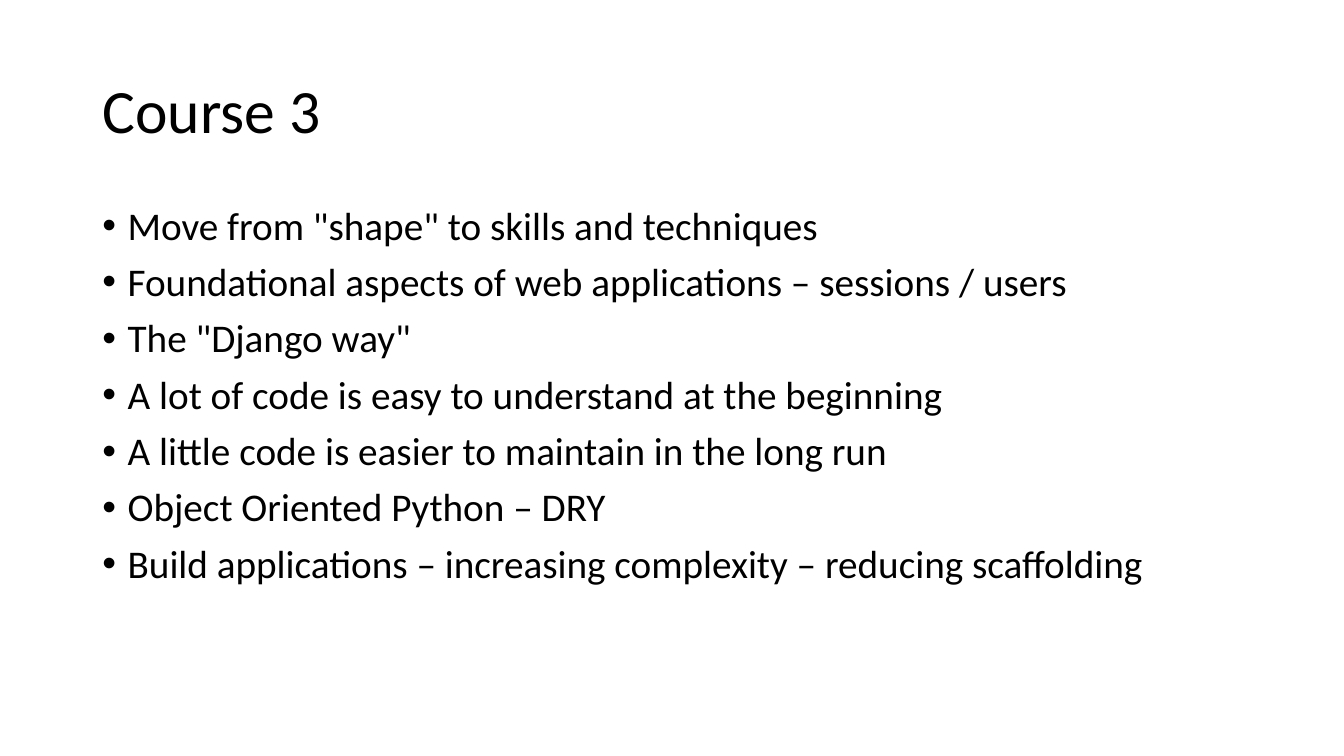
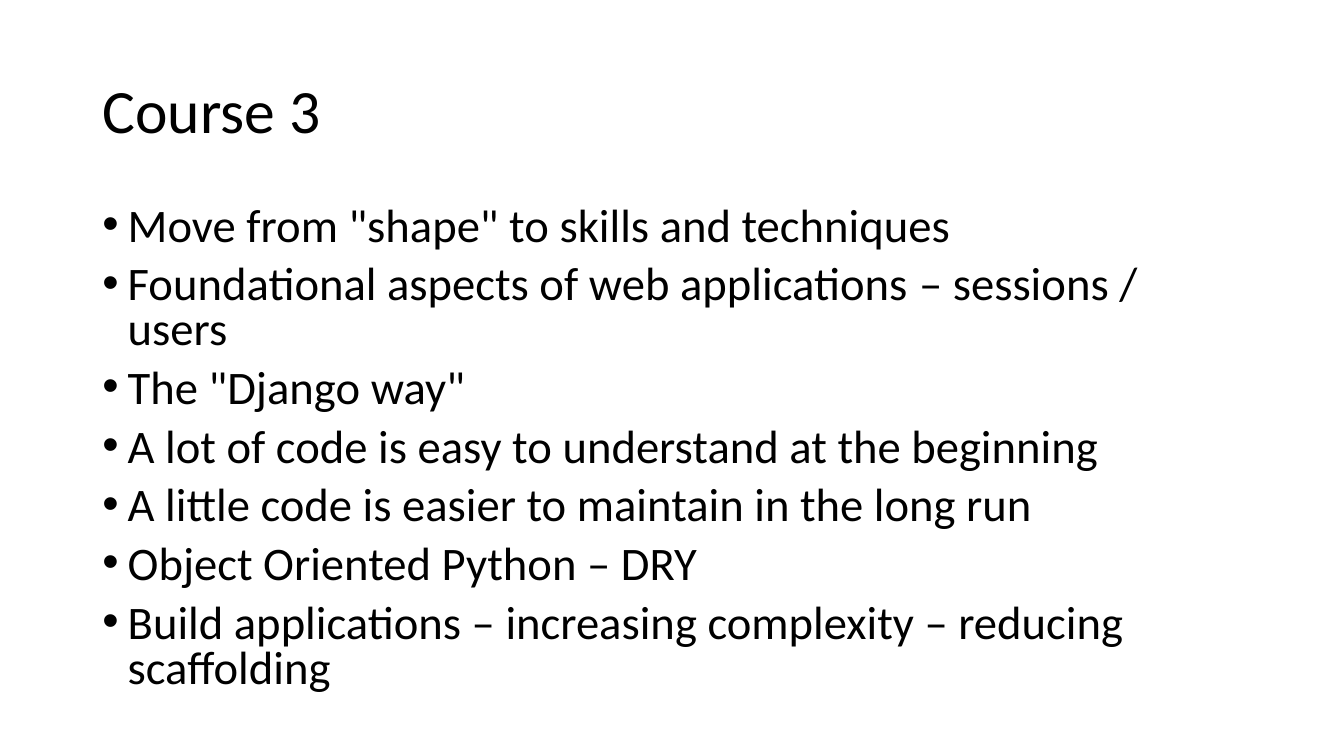
Before and after one commit to csev/dj4e, a slide deck: slide 4 of lectures/DJ-00-MOOC-Welcome.pptx. Drawn at 1344x756 pixels with LibreOffice and Linux fonts; fonts in the diff are those of the drawing. Boxes give left, top, right and bottom in pixels: in the first picture for what was removed or moved away, otherwise in the second. Text is boxed around its words. In the diff, an @@ line names an element or a change of style, - is before the commit and + after.

```diff
--- a/lectures/DJ-00-MOOC-Welcome.pptx
+++ b/lectures/DJ-00-MOOC-Welcome.pptx
@@ text "Move from "shape" to skills ..." at bbox=[128, 209, 1123, 692]: size 28 to 33.3 pt; line spacing 0.9 to 0.8 @@
```
Also in this commit, not shown: 3 other slides changed, 1 other file.
